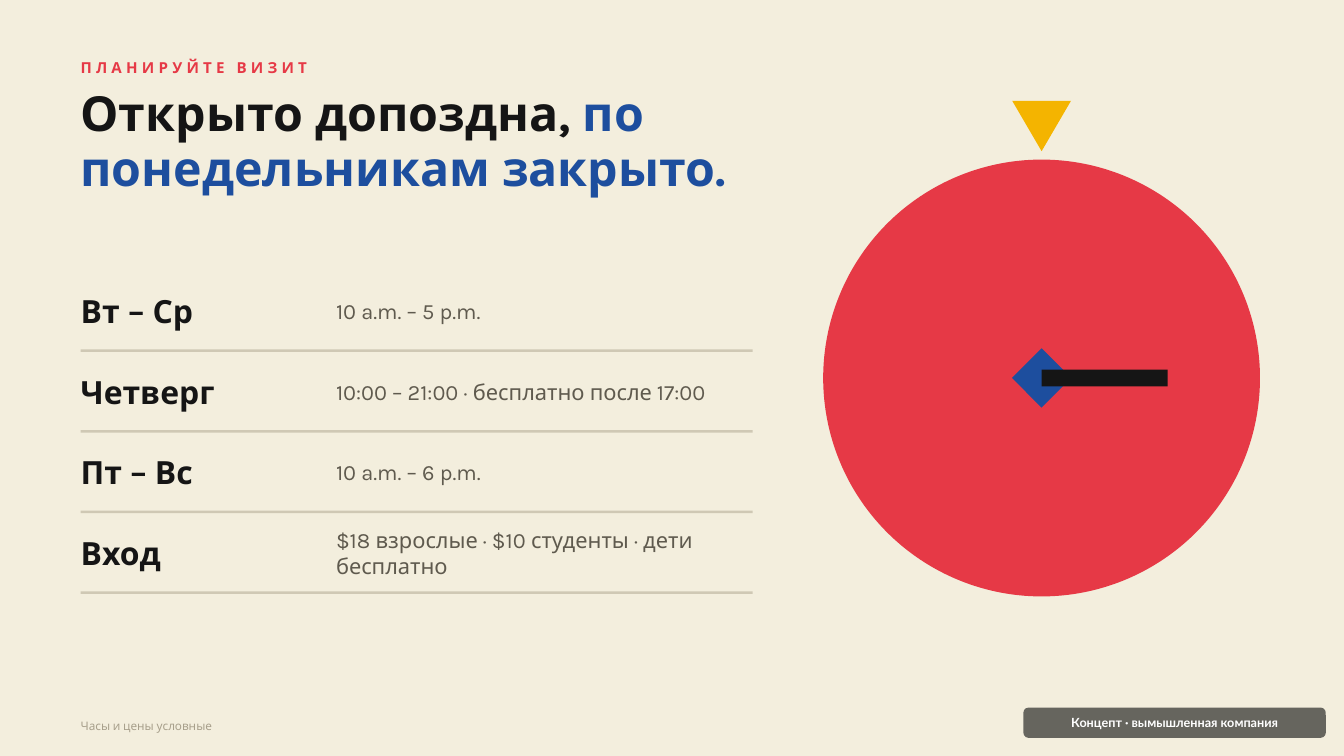
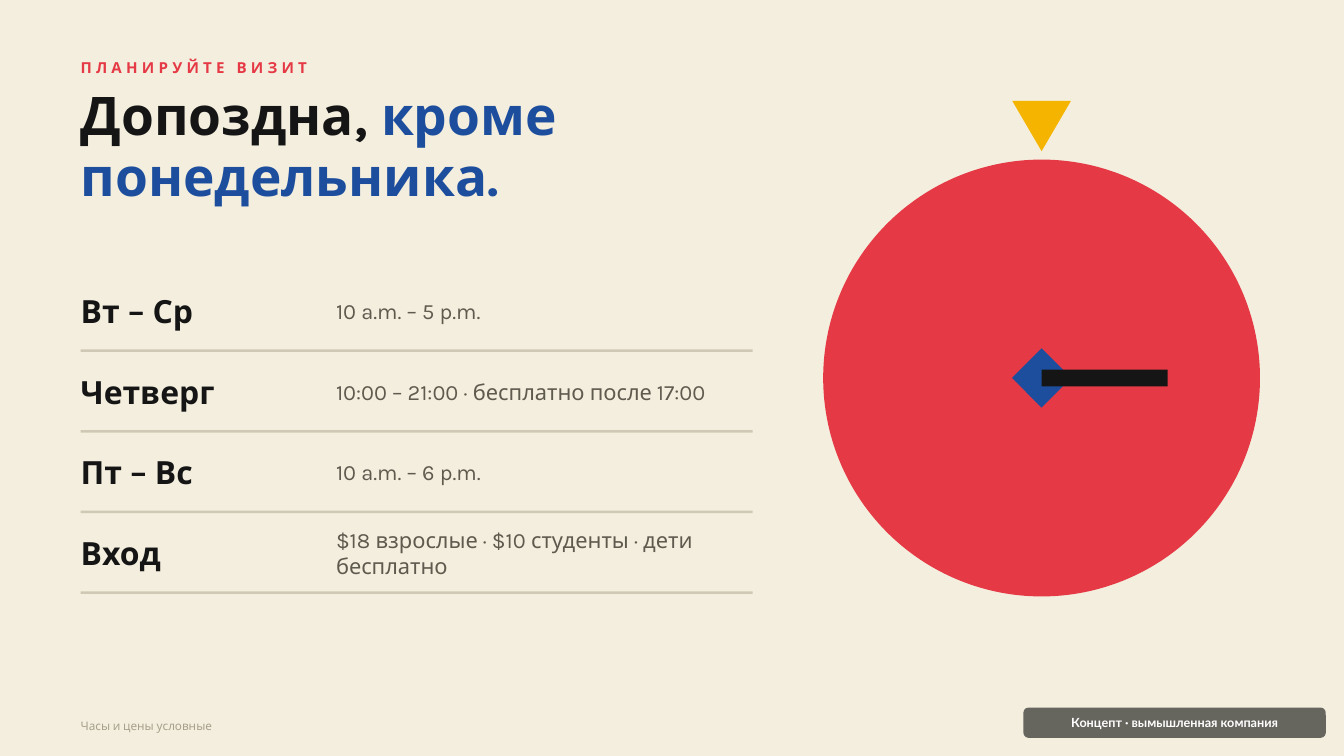
Before and after one commit to nikitakustov123/education-decks, a slide deck: slide 5 of ru/pptx/06-chroma-museum.pptx. Drawn at 1344x756 pixels with LibreOffice and Linux fonts; fonts in the diff are those of the drawing. Boxes give left, top, right and bottom in pixels: in the first picture for what was removed or moved away, otherwise in the second. Text is boxed around its words. In the diff, an @@ line names an element or a change of style, - is before the commit and + after.

```diff
--- a/ru/pptx/06-chroma-museum.pptx
+++ b/ru/pptx/06-chroma-museum.pptx
@@ text at (81, 97, 557, 207): text changed; size 34.5 to 38 pt @@
-Открыто допоздна, по понедельникам закрыто.
+Допоздна, кроме понедельника.
```
Also in this commit, not shown: 9 other files.
